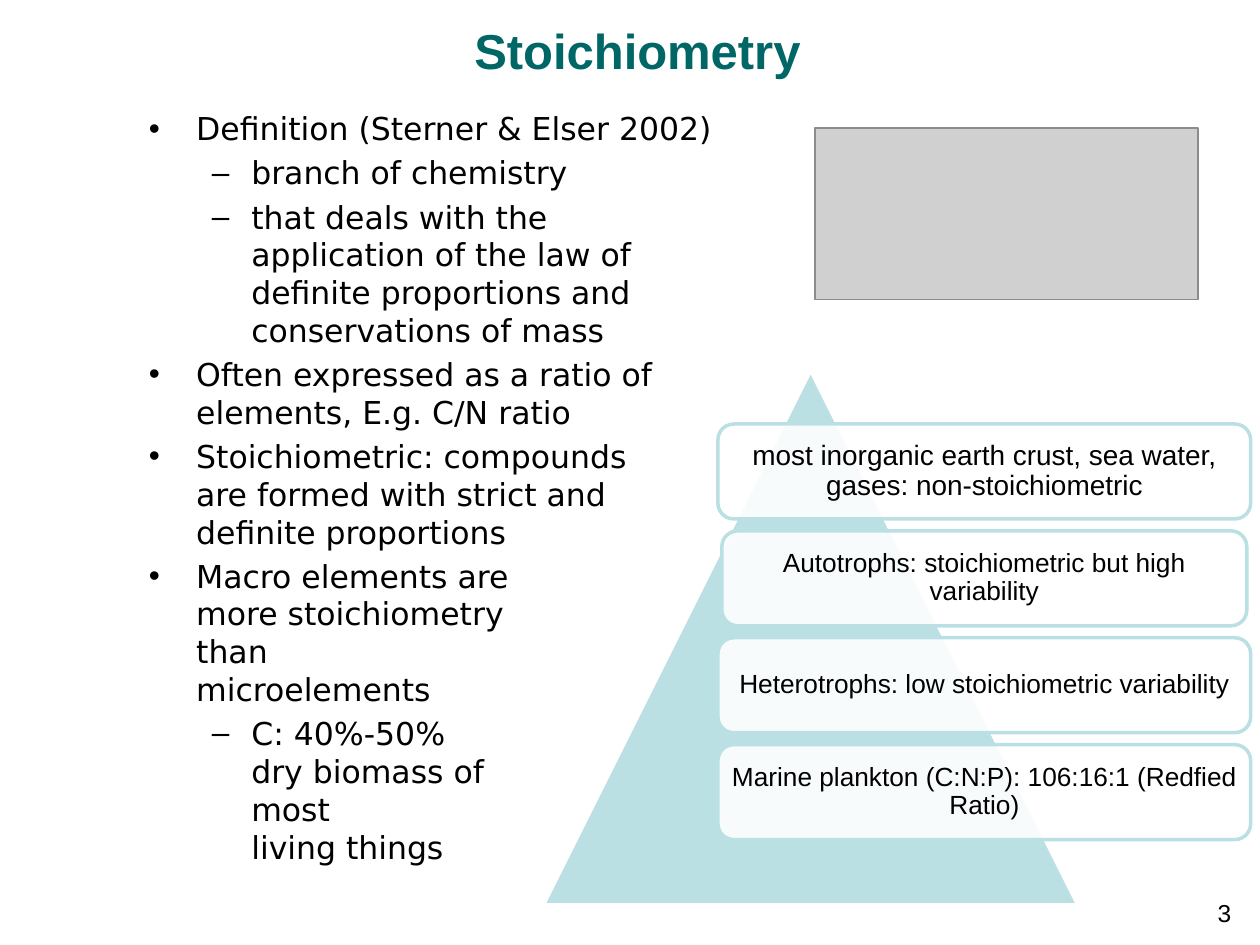
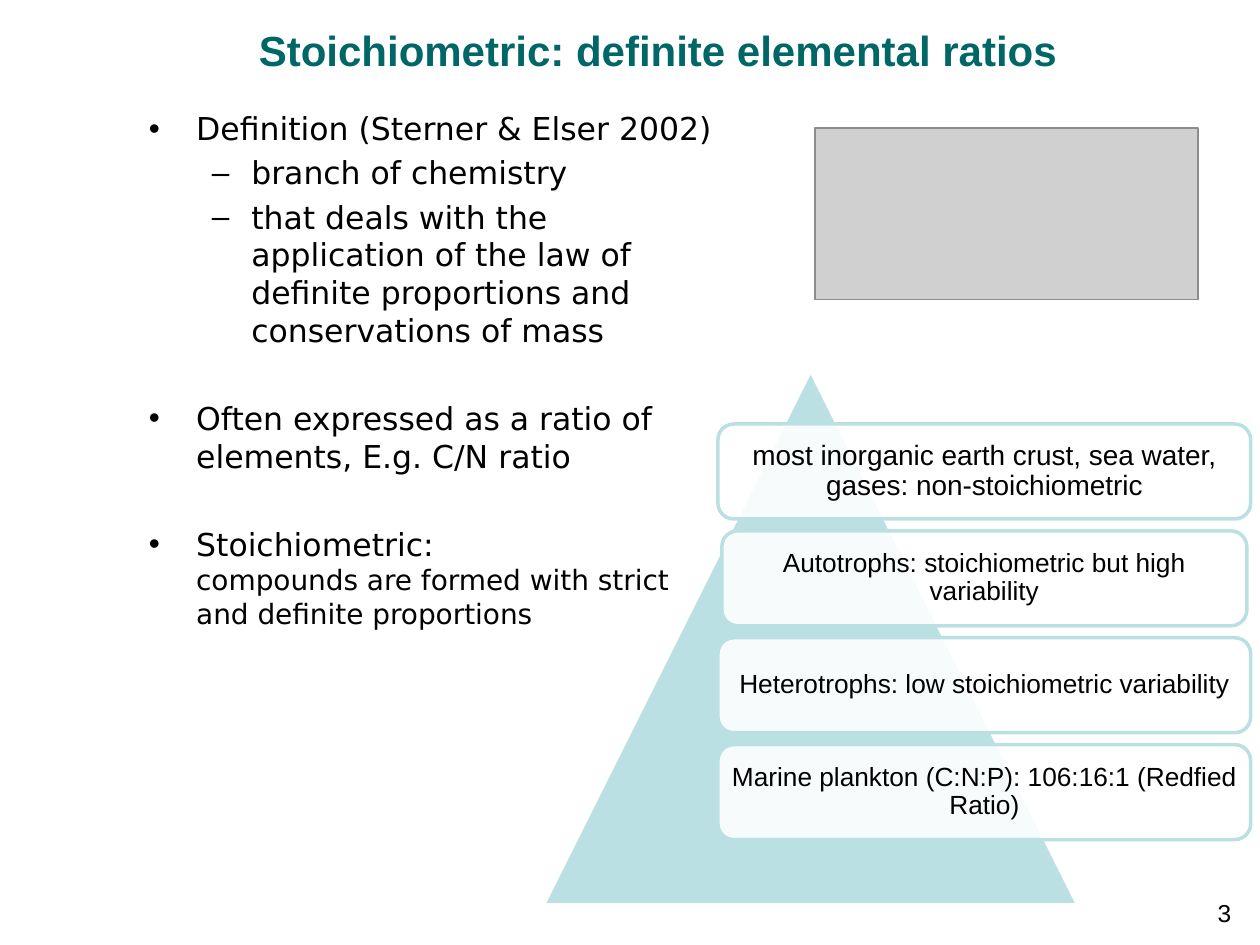
Before and after one commit to bgctw/sesam, a slide deck: slide 3 of inst/egu14/wutzler1404_vienna_stoichiometry.pptx. Drawn at 1260x945 pixels with LibreOffice and Linux fonts; fonts in the diff are those of the drawing; grey boxes stand for pictures; background and template pictures are left out. Boxes give left, top, right and bottom in pixels: in the first picture for what was removed or moved away, otherwise in the second. Text is boxed around its words. In the diff, an @@ line names an element or a change of style, - is before the commit and + after.

Commit message:
larger fonts, graph turnover time, presentation

```diff
--- a/inst/egu14/wutzler1404_vienna_stoichiometry.pptx
+++ b/inst/egu14/wutzler1404_vienna_stoichiometry.pptx
@@ title at bbox=[259, 35, 1056, 67]: text changed; size 28 to 24 pt @@
-Stoichiometry
+Stoichiometric: definite elemental ratios
@@ text at bbox=[196, 532, 669, 630]: size 18 to 16 pt in "compounds are formed with strict and definite ..." @@
@@ text at bbox=[196, 564, 509, 866]: paragraphs removed @@
-• Macro elements are
-  more stoichiometry
-  than
-  microelements
-  – C: 40%-50%
-    dry biomass of
-    most
-    living things
```
Also in this commit, not shown: 11 other slides changed, 4 slides added, 5 slides removed, 1 other file.
